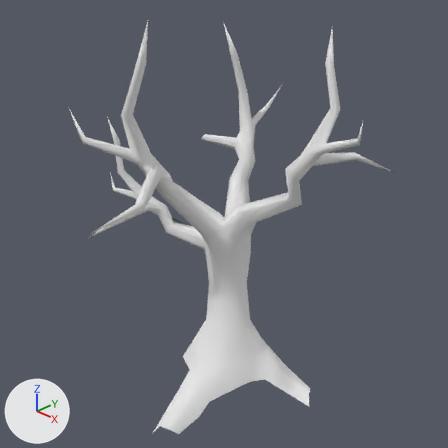
One commit to the Blender file scenes/levels/assets/tree/src/tree_5.blend: the scene before it, then after it.
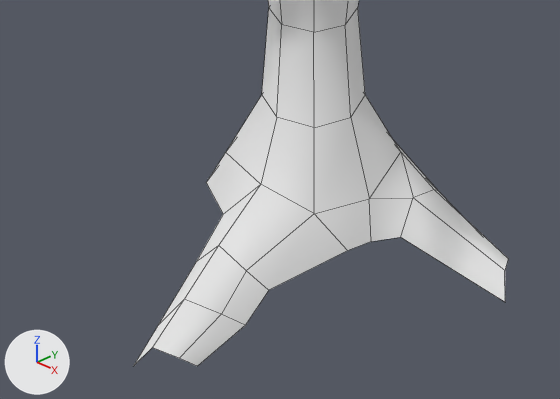
Old and new are each drawn from the file's camera 'Camera' and again close up on the part from 21% to 74% of the width and 62% to 100% of the height. The lights are fixed; the arrows at lower left show +X, +Y and +Z. The close-ups show mesh edges as thin lines.

Objects in the first close-up: 'Tree5'.
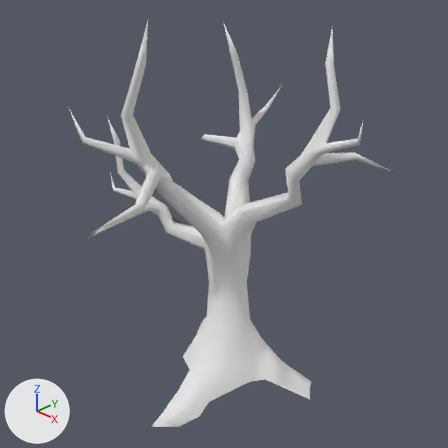
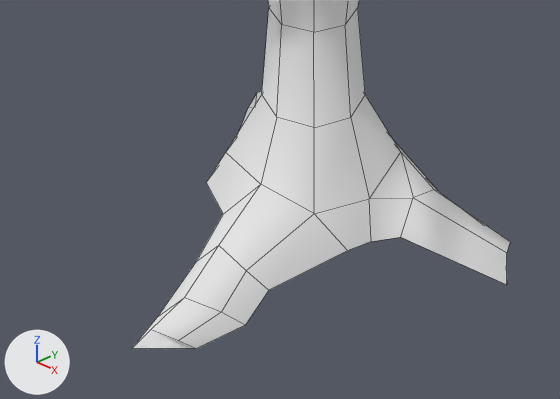
Patch to the scene script:
```diff
--- a/scenes/levels/assets/tree/src/tree_5.blend.py
+++ b/scenes/levels/assets/tree/src/tree_5.blend.py
@@ me_tree5 @@
 me_tree5.from_pydata(...)  # 357 vertices, 441 faces; spans x -1.13..0.84, y -1.29..0.85, z -0.08..2.56
 # used by ob_tree5; location = (0.0, 0.0, 0.0)
 # verts and faces of me_tree5; kept vertices keep their numbers, new ones are numbered from 357
 # before: 314 (0.06, -0.93, -0.03) at pixel (157, 325), 315 (0.21, -0.81, 0.04) at pixel (221, 314), 316 (0.11, -0.87, 0.07) at pixel (184, 299), 317 (0.22, -0.91, -0.08) at pixel (197, 366), 318 (0.08, -1.05, -0.08) at pixel (133, 366)
 # before: 319 (0.19, -0.96, -0.03) at pixel (179, 358), 320 (0.12, -1.0, -0.01) at pixel (152, 347)
 # before: 325 (0.6, 0.07, -0.08), 326 (0.71, -0.08, -0.08) at pixel (505, 302), 327 (0.64, 0.04, -0.03) at pixel (508, 258), 328 (0.67, -0.03, -0.01) at pixel (504, 270)
 # before: 329 (-0.51, -0.04, -0.08), 330 (-0.41, 0.15, -0.08), 331 (-0.51, 0.01, -0.03), 332 (-0.45, 0.09, -0.01)
+# me_tree5 part 1
+for i in [*range(317, 321)]: verts[i] += (0.0, 0.0, 0.07)
+verts[314] = (0.06, -0.93, 0.01)  # moved, pixel (157, 317)
+verts[315] = (0.21, -0.81, 0.04)  # moved, pixel (221, 312)
+verts[316] = (0.11, -0.87, 0.08)  # moved, pixel (184, 297)
+faces += [(317, 319, 320, 318)]
+# me_tree5 part 2
+for i in [*range(325, 329)]: verts[i] += (0.0, 0.0, 0.07)
+faces += [(325, 327, 328, 326)]
+# me_tree5 part 3
+for i in [*range(329, 333)]: verts[i] += (0.0, 0.0, 0.07)
+faces += [(329, 331, 332, 330)]
 me_tree5.materials.append(mat_tree_trunk)
```

Changed parts and their boxes [x1, y1, x2, y2] in the close-ups (560 x 399 px):
'Tree5', reshaped
    before: [134, 0, 508, 366]
    after: [132, 0, 510, 349]
part 1 of me_tree5, built on
    before: [134, 245, 269, 366]
    after: [132, 245, 269, 349]
part 2 of me_tree5, built on
    before: [401, 190, 508, 302]
    after: [401, 190, 510, 285]
part 3 of me_tree5, built on
    after: [240, 91, 262, 129]
